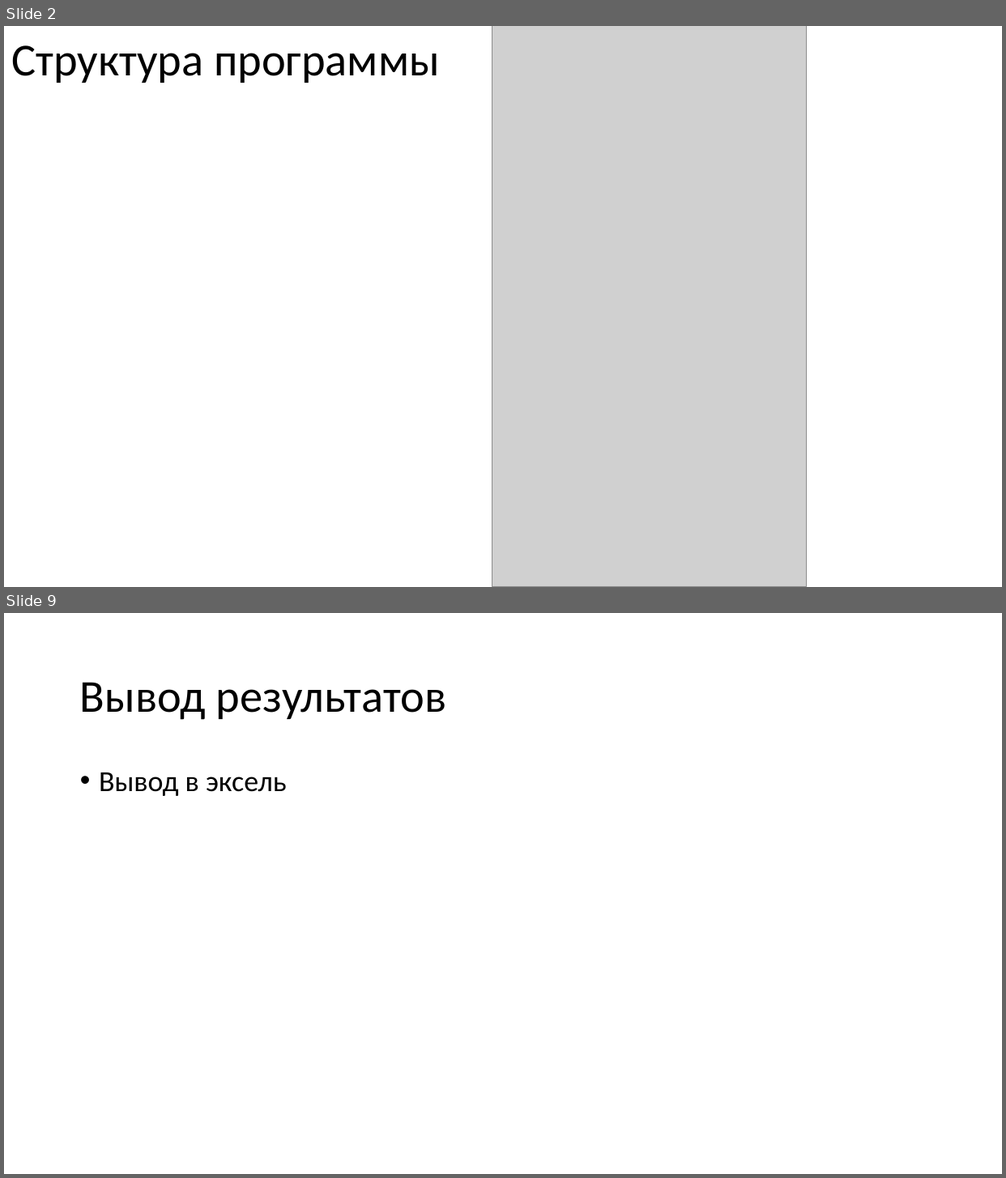
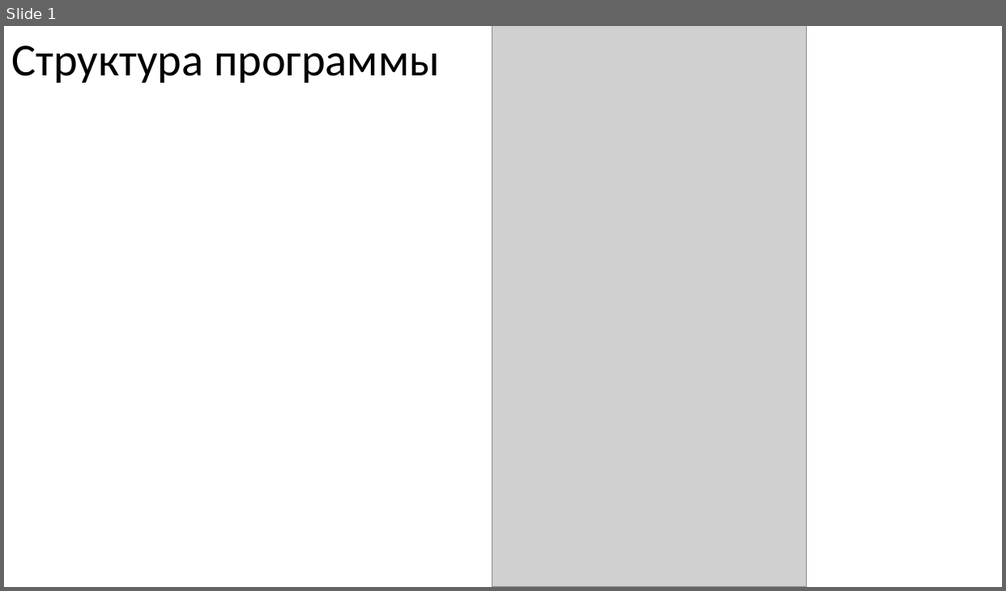
Before and after one commit to KsQRooW/-hackathon-serverchallenge, a slide deck: docs/checkpoint2.pptx. Shown one above the other, each under a label of ours: slides 2 and 9 before the commit, slide 1 after it; the slides between them are not shown. The pictures are 1006x1178 and 1006x591 pixels, drawn with LibreOffice and Linux fonts; fonts in the diff are those of the drawing; grey boxes stand for pictures. Boxes give left, top, right and bottom in pixels: in the first picture for what was removed or moved away, otherwise in the second. Text is boxed around its words. In the diff, an @@ line names an element or a change of style, - is before the commit and + after.

```diff
--- a/docs/checkpoint2.pptx
+++ b/docs/checkpoint2.pptx
@@ slide 9 removed at box(4, 613, 1002, 1174), background #FFFFFF @@
@@ title removed at box(80, 682, 447, 720) @@
-Вывод результатов
@@ text removed at box(99, 773, 287, 796) @@
-• Вывод в эксель
@@ what was slide 2 is now slide 1 @@
```
Also in this commit, not shown: 2 slides changed, 9 slides added, 5 other slides removed, 1 other file.
